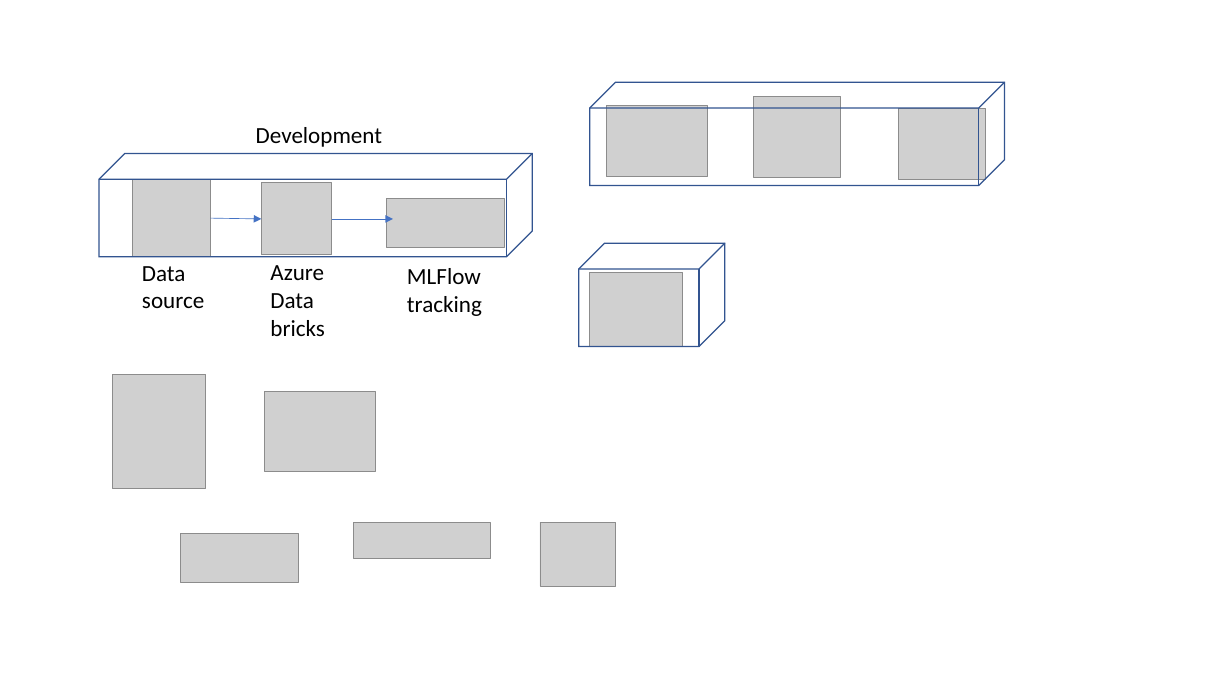
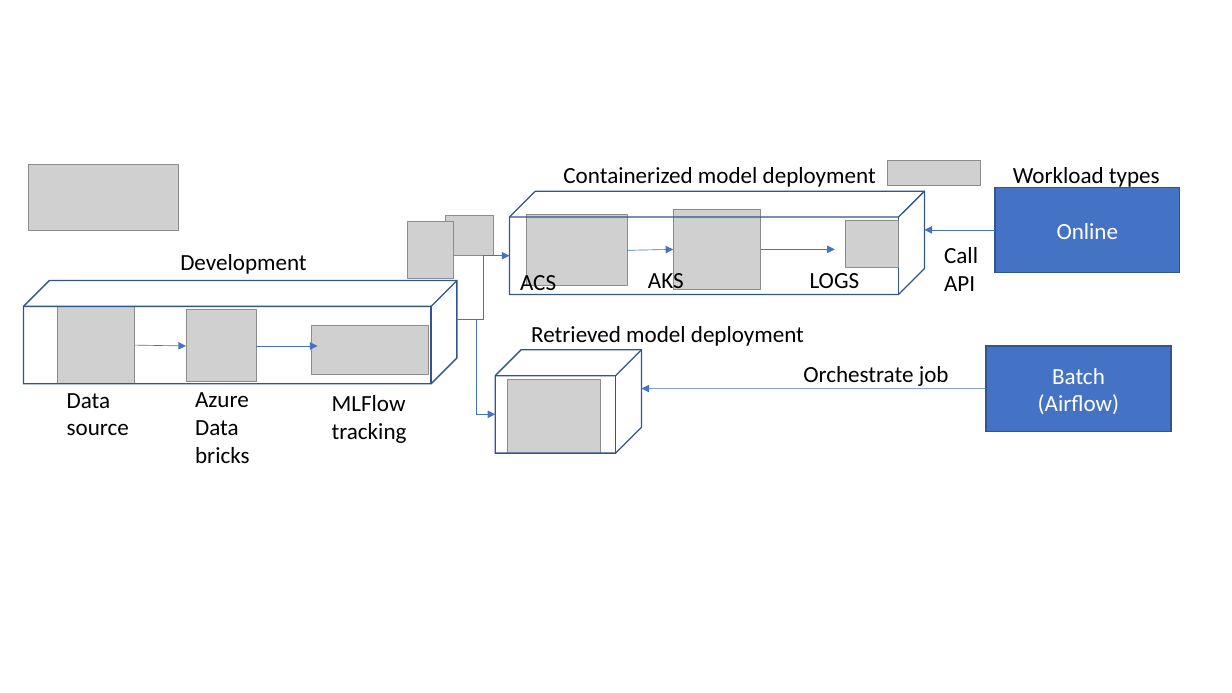
Before and after one commit to Harish-Nedunuri/azure-databricks-mlops, a slide deck: slide 1 of .github/MLOPS project overview.pptx. Drawn at 1232x693 pixels with LibreOffice and Linux fonts; fonts in the diff are those of the drawing; grey boxes stand for pictures. Boxes give left, top, right and bottom in pixels: in the first picture for what was removed or moved away, otherwise in the second. Text is boxed around its words. In the diff, an @@ line names an element or a change of style, - is before the commit and + after.

```diff
--- a/.github/MLOPS project overview.pptx
+++ b/.github/MLOPS project overview.pptx
@@ picture removed at box(899, 108, 986, 179) @@
@@ picture: place and size @@
-picture at box(354, 522, 491, 559)
+picture at box(888, 160, 982, 185)
@@ cube: place and size @@
-cube at box(590, 82, 1005, 186)
+cube at box(510, 191, 925, 295)
@@ picture: place and size @@
-picture at box(753, 96, 841, 177)
+picture at box(674, 209, 762, 290)
@@ picture: place and size @@
-picture at box(113, 374, 206, 489)
+picture at box(408, 222, 454, 278)
@@ picture: place and size @@
-picture at box(540, 522, 616, 586)
+picture at box(445, 215, 494, 256)
@@ picture: place and size @@
-picture at box(606, 105, 707, 177)
+picture at box(526, 214, 627, 286)
@@ group added at box(29, 165, 1180, 431): 8 texts, 4 arrows, 2 elbow arrows, 2 rectangles, 2 pictures @@
+Containerized model deployment
+Retrieved model deployment
+Batch
+(Airflow)
+Workload types
+Online
+Call
+API
+Orchestrate job
+LOGS
+ACS
+AKS
@@ 2 texts, 1 picture, 1 cube, 1 arrow: place and size @@
-2 texts, 1 picture, 1 cube, 1 arrow at box(99, 153, 532, 336)
+2 texts, 1 picture, 1 cube, 1 arrow at box(23, 281, 457, 463)
@@ 2 pictures, 2 texts, 1 arrow: place and size @@
-2 pictures, 2 texts, 1 arrow at box(256, 127, 505, 316)
+2 pictures, 2 texts, 1 arrow at box(180, 254, 429, 443)
@@ cube: place and size @@
-cube at box(579, 243, 725, 347)
+cube at box(495, 350, 641, 454)
@@ picture: place and size @@
-picture at box(590, 273, 683, 347)
+picture at box(507, 379, 601, 453)
@@ picture removed at box(264, 392, 376, 471) @@
@@ picture removed at box(181, 534, 299, 583) @@
```
Also in this commit, not shown: 2 other files.
